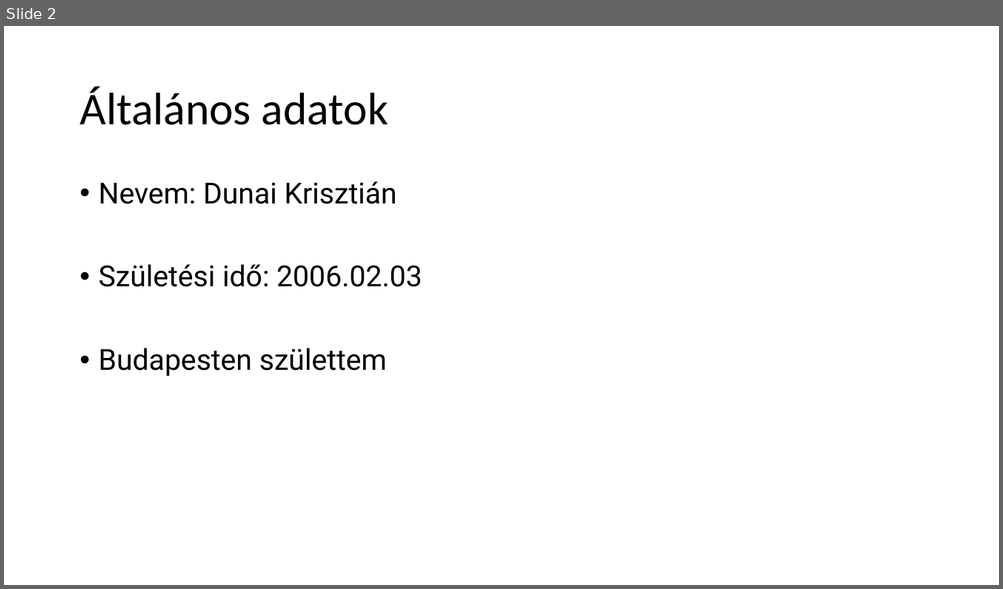
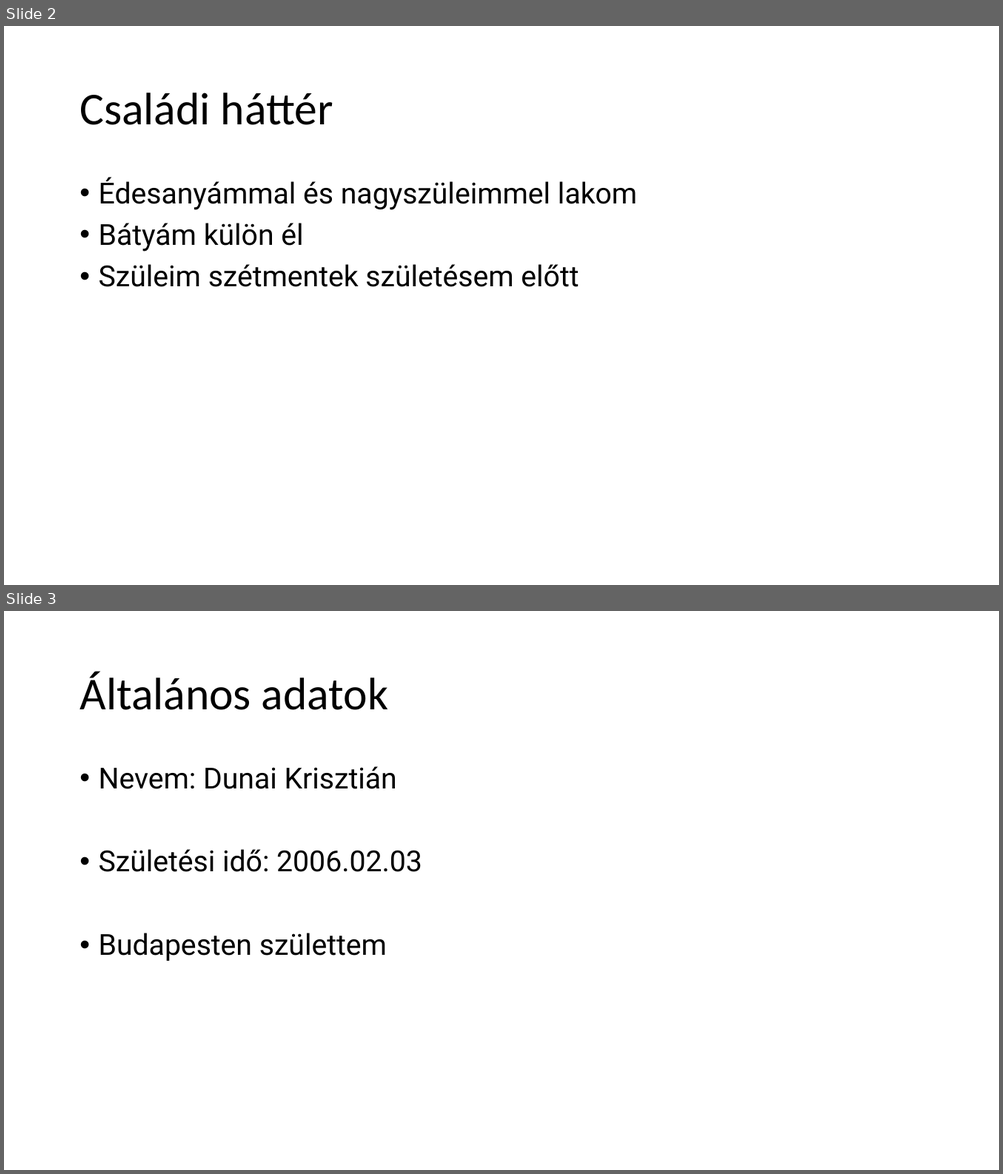
Before and after one commit to kizsi2019/202122_9d2, a slide deck: Dunai Krisztián/bemutatkozás.pptx. Shown one above the other, each under a label of ours: slide 2 before the commit, slides 2 and 3 after it. The pictures are 1003x589 and 1003x1174 pixels, drawn with LibreOffice and Linux fonts; fonts in the diff are those of the drawing; background and template pictures are left out. Boxes give left, top, right and bottom in pixels: in the first picture for what was removed or moved away, otherwise in the second. Text is boxed around its words. In the diff, an @@ line names an element or a change of style, - is before the commit and + after.

```diff
--- a/Dunai Krisztián/bemutatkozás.pptx
+++ b/Dunai Krisztián/bemutatkozás.pptx
@@ slide 2 added at box(4, 26, 999, 585), background picture (left out) @@
@@ title added at box(79, 93, 333, 125), 44 pt, text #000000 @@
+Családi háttér
@@ text added at box(99, 177, 637, 287), 28 pt, text #000000 @@
+• Édesanyámmal és nagyszüleimmel lakom
+• Bátyám külön él
+• Szüleim szétmentek születésem előtt
@@ what was slide 2 is now slide 3 @@
```
Also in this commit, not shown: 1 slide changed.
